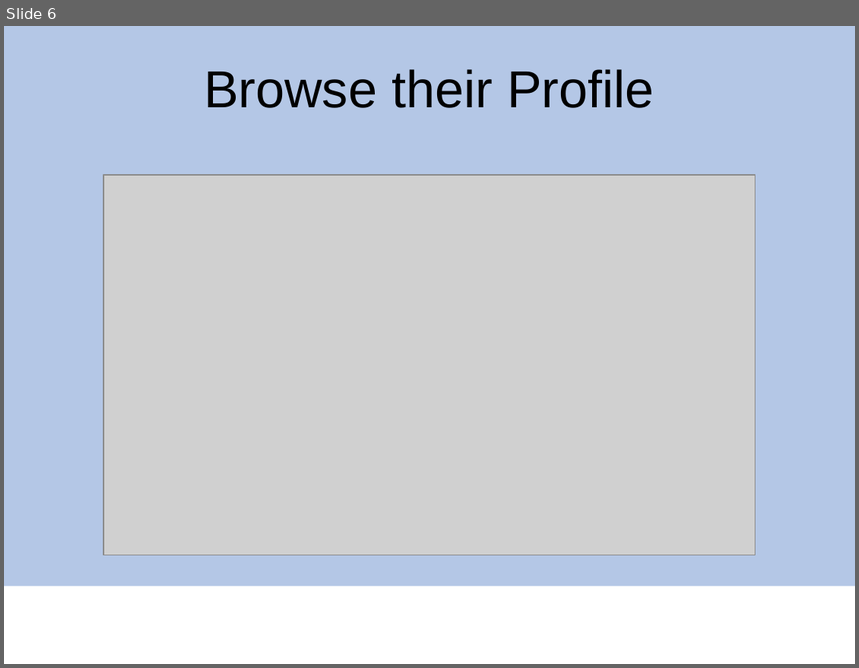
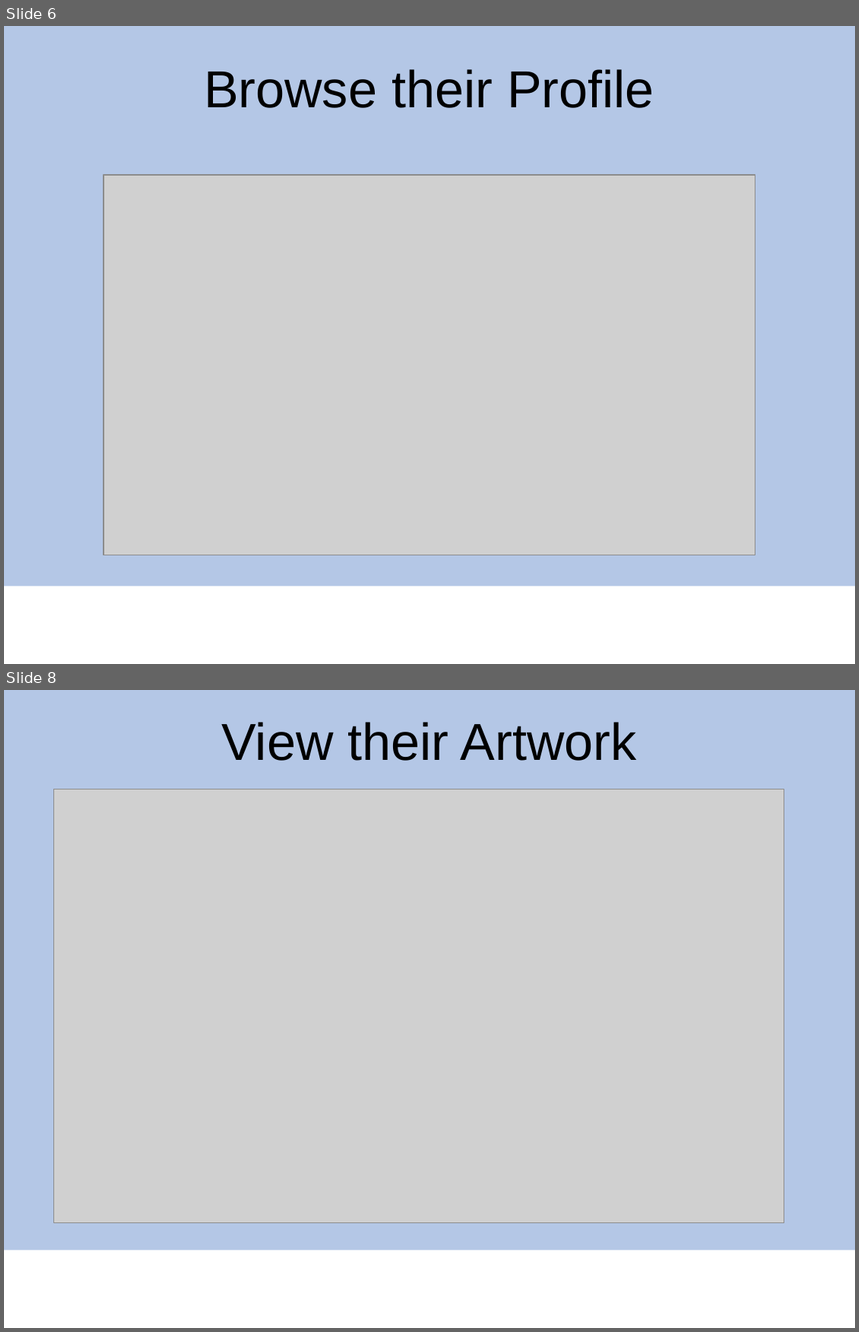
Before and after one commit to cenck09/TheGalleryWalkAlpha, a slide deck: Capstone_galleryWak.ppt. Shown one above the other, each under a label of ours: slide 6 before the commit, slides 6 and 8 after it; the slides between them are not shown. The pictures are 859x668 and 859x1332 pixels, drawn with LibreOffice and Linux fonts; fonts in the diff are those of the drawing; grey boxes stand for pictures; background and template pictures are left out. Boxes give left, top, right and bottom in pixels: in the first picture for what was removed or moved away, otherwise in the second. Text is boxed around its words. In the diff, an @@ line names an element or a change of style, - is before the commit and + after.

```diff
--- a/Capstone_galleryWak.ppt
+++ b/Capstone_galleryWak.ppt
@@ slide 8 added at [4,690,855,1328], background #FFFFFF; not listed: 1 template element that a slide beside it also shows @@
@@ title added at [221,722,637,761], 44 pt, text #000000 @@
+View their Artwork
@@ picture added at [53,790,784,1224] @@
```
Also in this commit, not shown: 1 other slide added.
